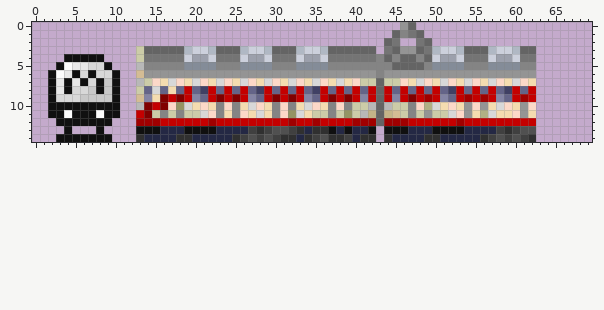
File history of a sprite sheet, docs/download_page/_static/SMETRO_1K_RHEO_MODIFIED.png. Above is the file before it was changed.
The file is 70x15 pixels.
Now the later version:
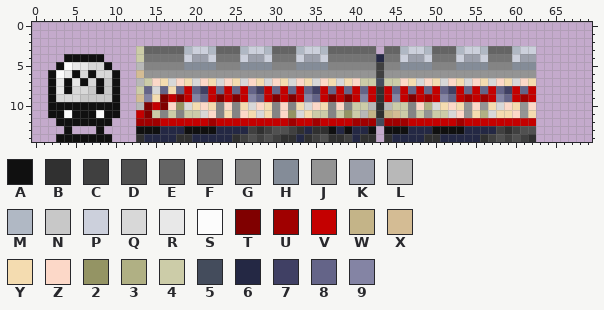
Palette (. is transparent): A #101010  B #303030  C #404040  D #505050  E #646464  F #747474  G #848484  H #848c98  J #949494  K #9ca0ac  L #b8b8b8  M #b0b8c4  N #c8c8c8  P #ccd0dc  Q #d8d8d8  R #e8e8e8  S #fcfcfc  T #800000  U #a00000  V #c40000  W #c4b488  X #d4bc94  Y #f4dcb0  Z #fcd8c8  2 #949464  3 #b0b084  4 #cccca8  5 #444c5c  6 #242844  7 #404064  8 #646488  9 #8484a4
The commit says: Change: Graphic sprites of 1K Rheo. Closes #240
Diff:
y 0: x 46..47 JE -> ..
y 1: x 45..48 EGFE -> ....
y 2: x 44..45 EF -> ..; x 48..49 FE -> ..
y 3: x 44 F -> E; x 46..52 JJEFMPP -> MPPMEEE; x 54..59 EEEMPP -> PPMEEE; x 61..62 EE -> PP
y 4: x 43..52 GEGEEGEPKK -> 6FFPKKPFFF; x 54..59 FFFPKK -> KKPFFF; x 61..62 FF -> KK
y 5: x 43 G -> C; x 45..52 EEEEGHHH -> GHHHHGGG; x 54..59 GGGHHH -> HHHGGG; x 61..62 GG -> HH
y 6: x 43 G -> C
y 7: x 43 E -> 5
y 8..11: x 43 E -> B
y 12: x 43 E -> 5
Changed places in both pictures, as pixel boxes (x1, y1, x2, y2):
changed: (376, 22, 536, 126)
